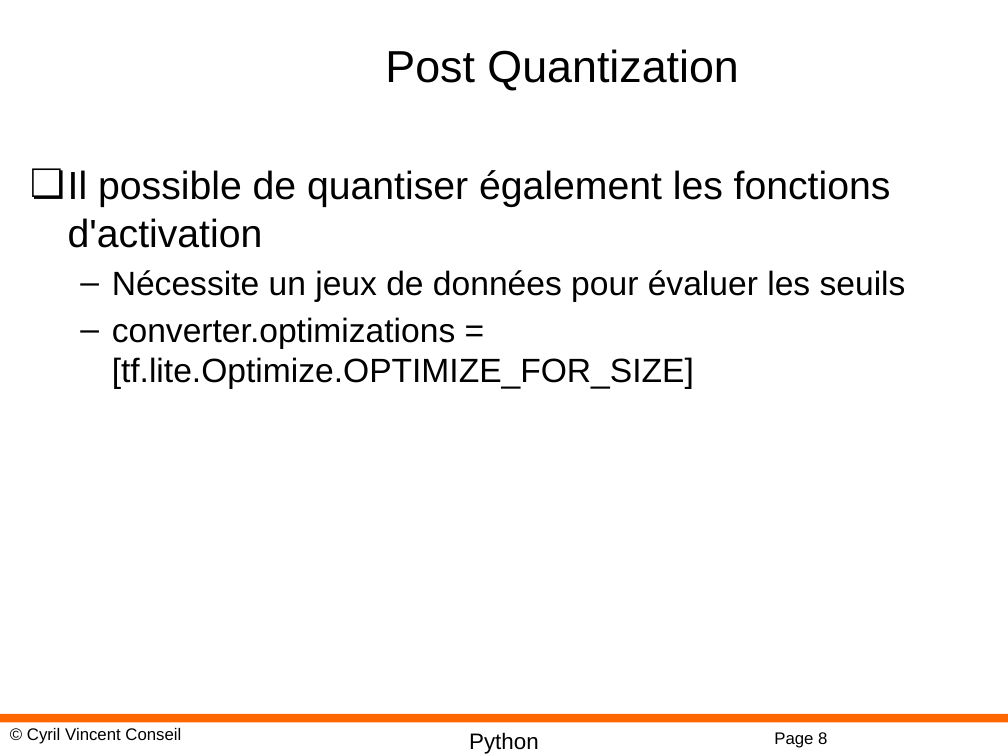
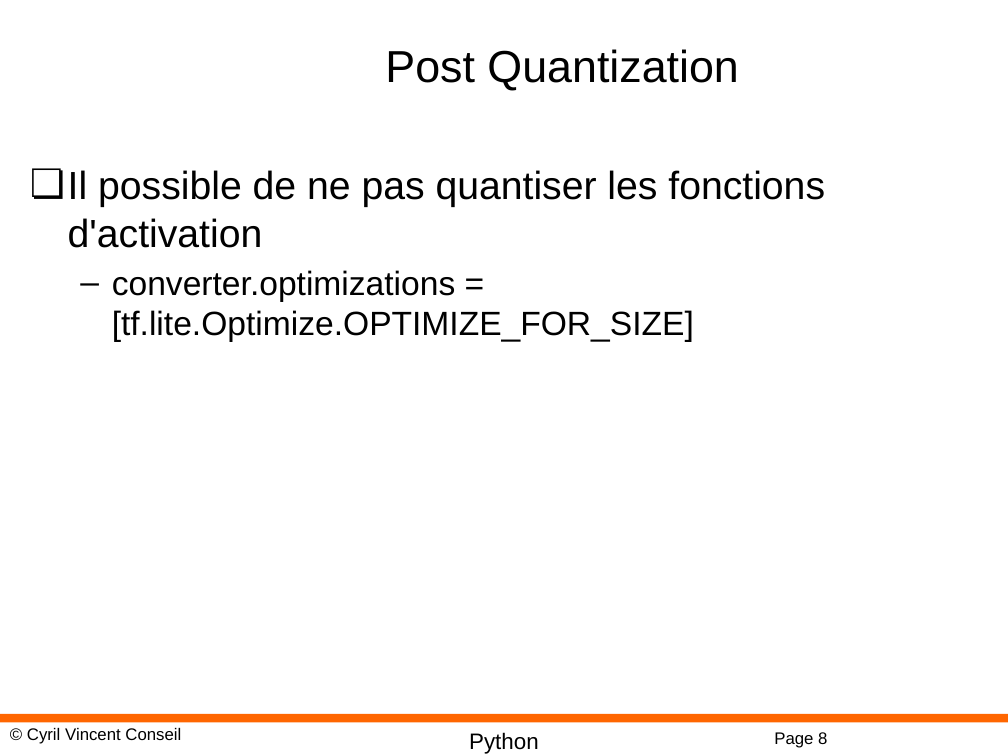
Before and after one commit to cyrilvincent/DL, a slide deck: slide 8 of PPT/DeepLearning16-Optimizations.pptx. Drawn at 1008x756 pixels with LibreOffice and Linux fonts; fonts in the diff are those of the drawing; background and template pictures are left out. Boxes give left, top, right and bottom in pixels: in the first picture for what was removed or moved away, otherwise in the second. Text is boxed around its words. In the diff, an @@ line names an element or a change of style, - is before the commit and + after.

```diff
--- a/PPT/DeepLearning16-Optimizations.pptx
+++ b/PPT/DeepLearning16-Optimizations.pptx
@@ text at bbox=[68, 170, 825, 248]: text changed @@
-❏ Il possible de quantiser également les fonctions d'activation
-  – Nécessite un jeux de données pour évaluer les seuils
+❏ Il possible de ne pas quantiser les fonctions d'activation
```
Also in this commit, not shown: 38 other files.
